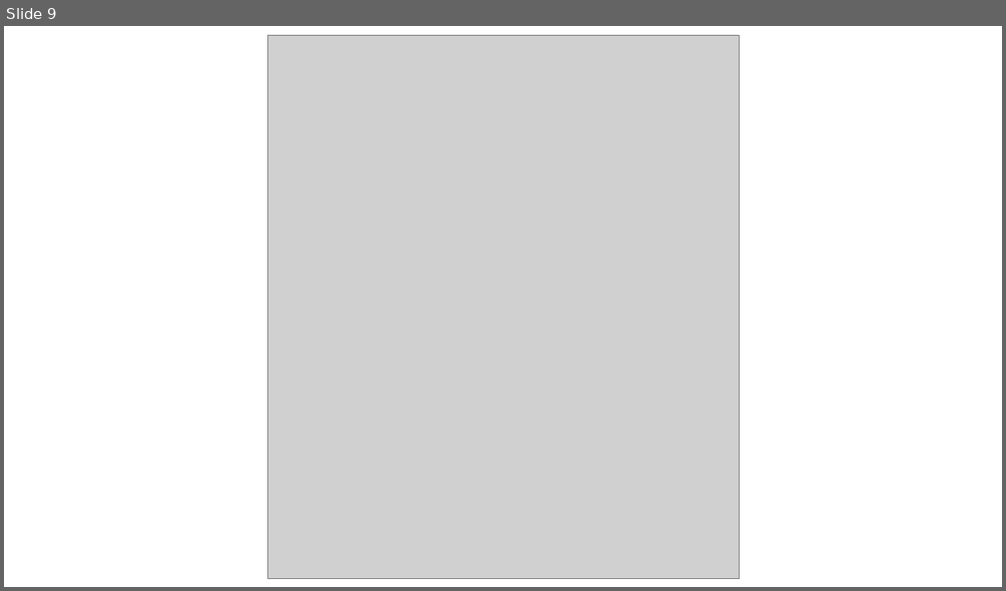
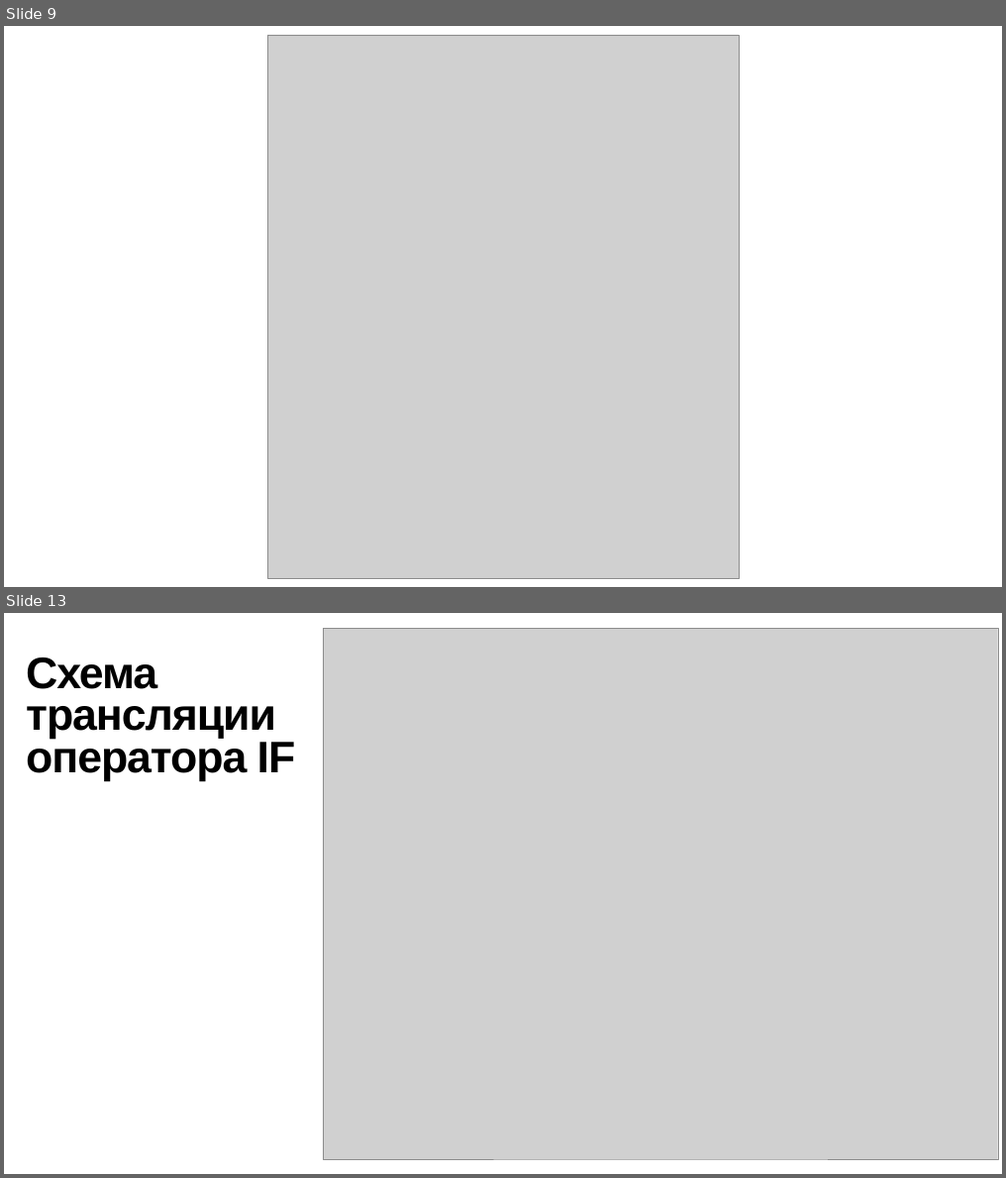
Before and after one commit to crichpop/Compiler, a slide deck: presentation/Генерация кода.pptx. Shown one above the other, each under a label of ours: slide 9 before the commit, slides 9 and 13 after it; the slides between them are not shown. The pictures are 1006x591 and 1006x1178 pixels, drawn with LibreOffice and Linux fonts; fonts in the diff are those of the drawing; grey boxes stand for pictures; background and template pictures are left out. Boxes give left, top, right and bottom in pixels: in the first picture for what was removed or moved away, otherwise in the second. Text is boxed around its words. In the diff, an @@ line names an element or a change of style, - is before the commit and + after.

Commit message:
update presentation

```diff
--- a/presentation/Генерация кода.pptx
+++ b/presentation/Генерация кода.pptx
@@ slide 13 added at [4,613,1002,1174], background picture (left out) @@
@@ picture added at [323,628,998,1159] @@
@@ title added at [26,658,296,781], 85 pt, text #000000, bold @@
+Схема трансляции оператора IF
```
Also in this commit, not shown: 10 slides changed.
